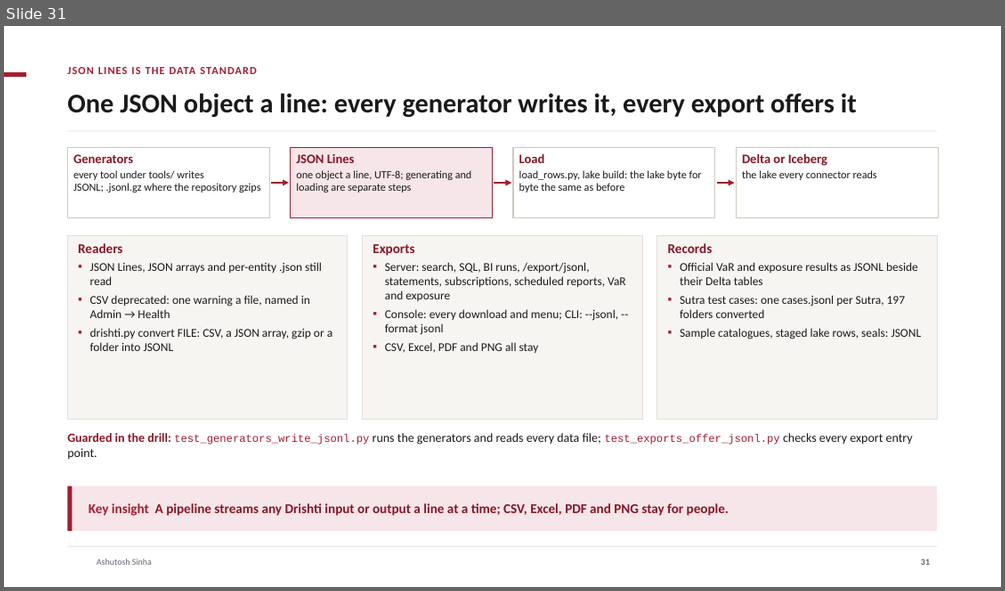
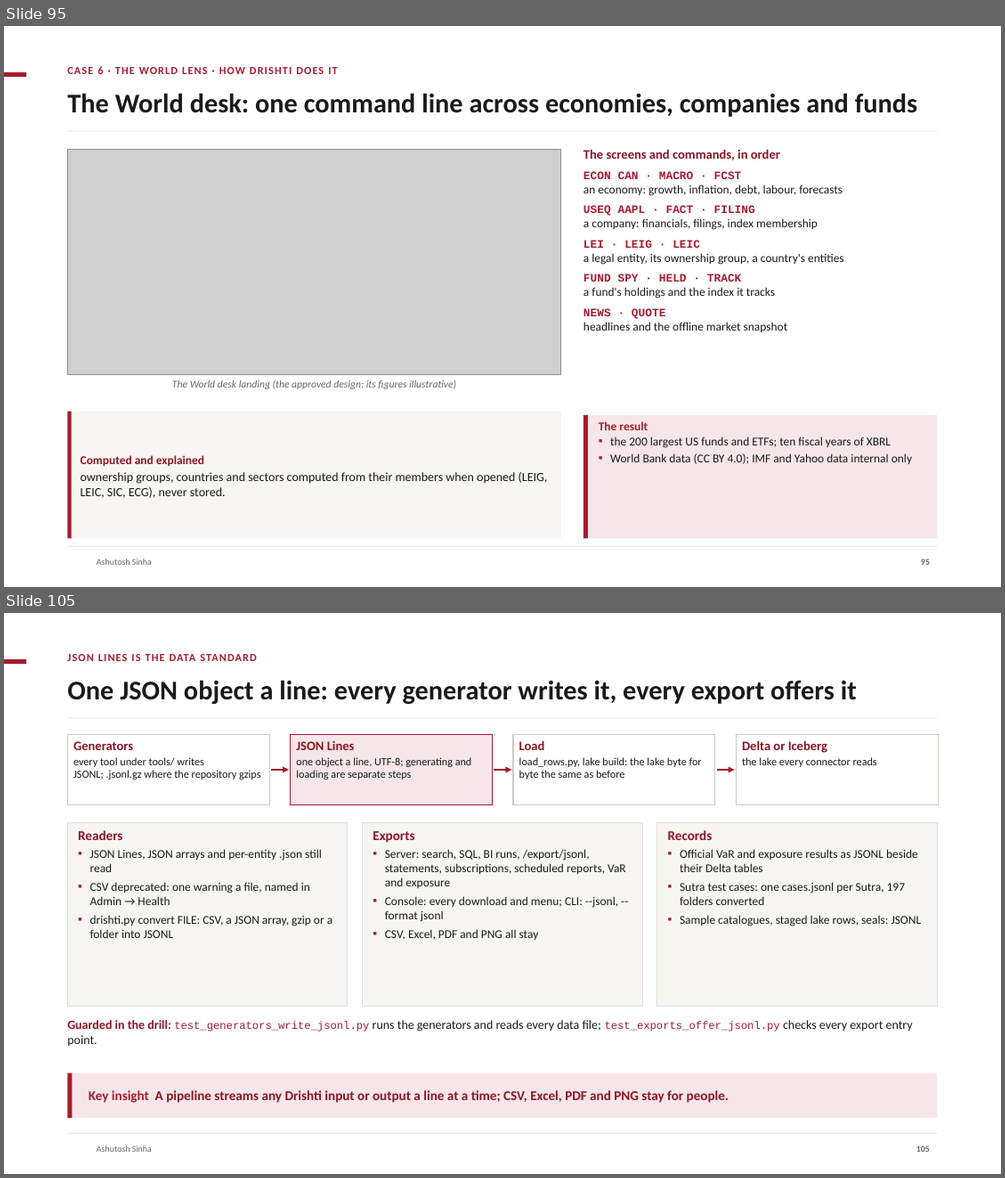
Before and after one commit to ajsinha/drishti, a slide deck: docs/publications/Drishti-Design-and-Evidence.pptx. Shown one above the other, each under a label of ours: slide 31 before the commit, slides 95 and 105 after it; the slides between them are not shown. The pictures are 1005x591 and 1005x1178 pixels, drawn with LibreOffice and Linux fonts; fonts in the diff are those of the drawing; grey boxes stand for pictures; background and template pictures are left out. Boxes give left, top, right and bottom in pixels: in the first picture for what was removed or moved away, otherwise in the second. Text is boxed around its words. In the diff, an @@ line names an element or a change of style, - is before the commit and + after.

Commit message:
Decks: Design-and-Evidence retold as a platform to see, aggregate and analyse any data (148 slides): why one platform and what it replaces, the platform in one picture, new chapters Aggregate and Explain and trust, BI expanded (the model architecture, one model for many analyses, where analytics goes next), risk as one family of computed analytics (the stress window, backtesting, signed report runs), ten case studies, the lake on AWS, the memory model as designed (targets to be measured), the themed roadmap

```diff
--- a/docs/publications/Drishti-Design-and-Evidence.pptx
+++ b/docs/publications/Drishti-Design-and-Evidence.pptx
@@ slide 95 added at bbox=[4, 26, 1001, 587], background #FFFFFF; not listed: 3 template elements that a slide beside it also shows @@
@@ text added at bbox=[67, 66, 337, 74], 10.5 pt, text #A51C30, bold @@
+CASE 6 · THE WORLD LENS · HOW DRISHTI DOES IT
@@ title added at bbox=[67, 93, 917, 117], 26 pt, text #1A1A1A, bold @@
+The World desk: one command line across economies, companies and funds
@@ rectangle added at bbox=[67, 131, 938, 131], fill #E3DED7 @@
@@ picture added at bbox=[67, 150, 561, 375] @@
@@ text added at bbox=[583, 149, 780, 160], 12.5 pt, text #8A1626, bold @@
+The screens and commands, in order
@@ text added at bbox=[583, 171, 844, 332], 11.5 pt, text #1A1A1A @@
+ECON CAN · MACRO · FCST
+an economy: growth, inflation, debt, labour, forecasts
+USEQ AAPL · FACT · FILING
+a company: financials, filings, index membership
+LEI · LEIG · LEIC
+a legal entity, its ownership group, a country's entities
+FUND SPY · HELD · TRACK
+a fund's holdings and the index it tracks
+NEWS · QUOTE
+headlines and the offline market snapshot
@@ text added at bbox=[172, 379, 456, 389], 10 pt, text #61666E, italic @@
+The World desk landing (the approved design; its figures illustrative)
@@ rectangle added at bbox=[67, 411, 561, 539], fill #F7F5F2 @@
@@ rectangle added at bbox=[67, 411, 72, 539], fill #A51C30 @@
@@ rectangle added at bbox=[583, 415, 938, 539], fill #F6E6E9 @@
@@ rectangle added at bbox=[583, 415, 588, 539], fill #A51C30 @@
@@ text added at bbox=[599, 421, 912, 464], 11.5 pt, text #1A1A1A @@
+The result
+▪ the 200 largest US funds and ETFs; ten fiscal years of XBRL
+▪ World Bank data (CC BY 4.0); IMF and Yahoo data internal only
@@ text added at bbox=[81, 455, 548, 498], 12 pt, text #1A1A1A @@
+Computed and explained
+ownership groups, countries and sectors computed from their members when opened (LEIG, LEIC, SIC, ECG), never stored.
@@ page number added at bbox=[921, 558, 930, 564], 8.5 pt, text #61666E, bold @@
+95
@@ what was slide 31 is now slide 105 @@
@@ page number at bbox=[916, 1145, 930, 1151]: text changed @@
-31
+105
```
Also in this commit, not shown: 15 slides changed, 53 other slides added, 5 slides removed, 1 other file.
